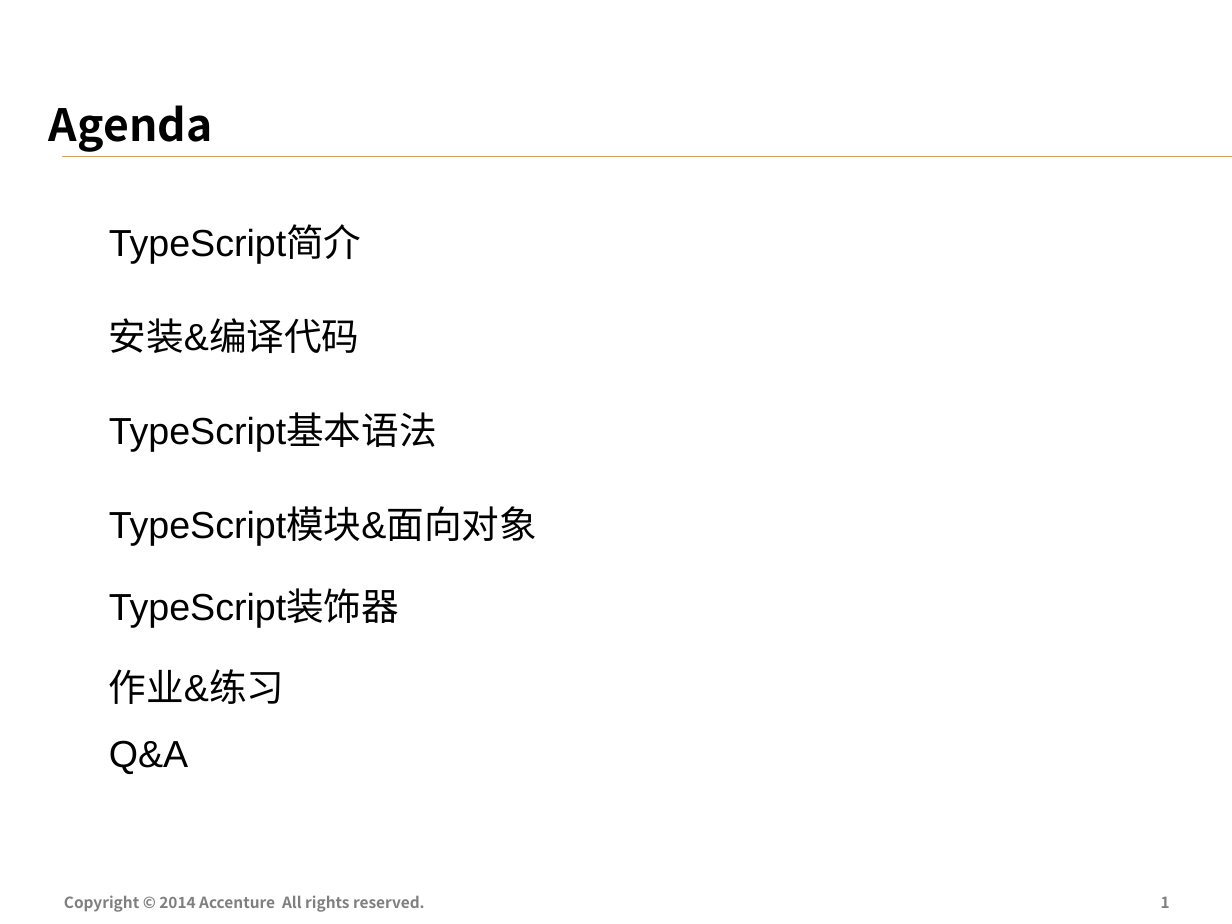
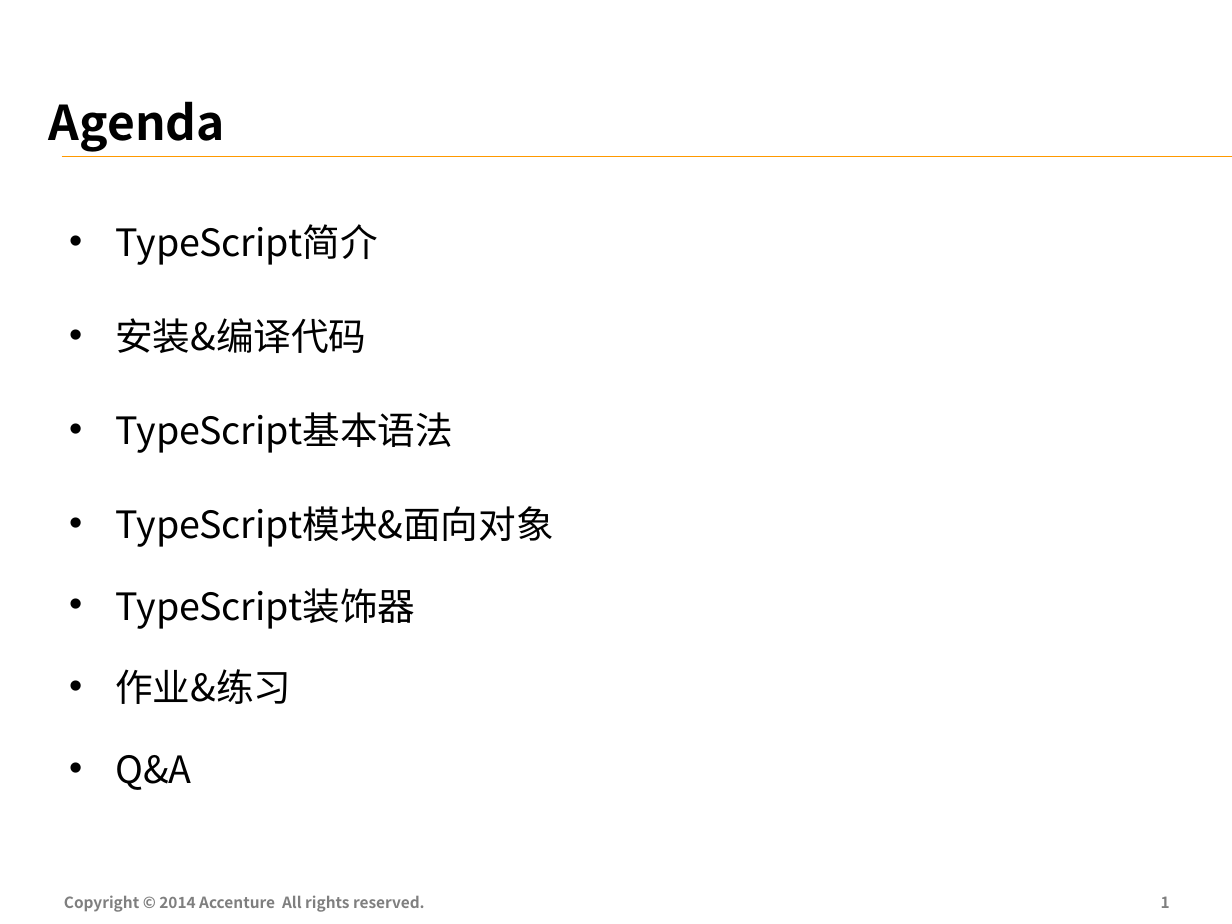
Before and after one commit to FS-Angular-Interest-Group/AngularTraining, a slide deck: slide 2 of PPT/02-Accenture-FS-Angular-TypeScript.pptx. Drawn at 1232x924 pixels with LibreOffice and Linux fonts; fonts in the diff are those of the drawing. Boxes give left, top, right and bottom in pixels: in the first picture for what was removed or moved away, otherwise in the second. Text is boxed around its words. In the diff, an @@ line names an element or a change of style, - is before the commit and + after.

Commit message:
Change FontSize of PPT

```diff
--- a/PPT/02-Accenture-FS-Angular-TypeScript.pptx
+++ b/PPT/02-Accenture-FS-Angular-TypeScript.pptx
@@ title "Agenda" at [49,101,225,152]: size 26 to 28 pt @@
@@ table at [57,180,1082,794] @@
@@ font Arial to Noto Sans CJK SC @@
@@ bullet none to • @@
@@ table: place and size @@
-table at [96,180,1121,778]
+table at [57,180,1082,794]
```
Also in this commit, not shown: 2 other slides changed, 2 other files.
